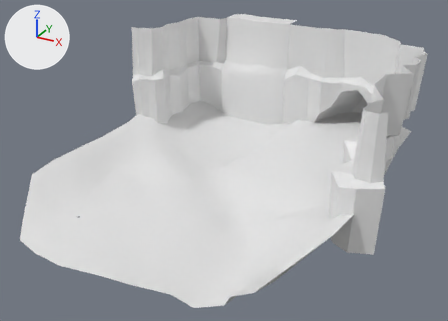
The FBX model Minigolf/Assets/Art/modellen/Luuk/frost islanden/frost island.fbx as it was, and as the next commit left it.
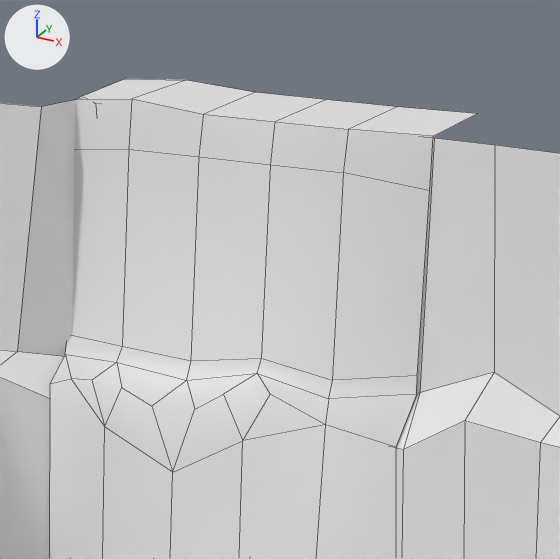
Each version appears first whole from a 50 mm lens placed at (34.9, -90.5, 30.2), pointed at (2.3, -31.3, 0.6), and next in a close-up on the part from 48% to 70% of the width and 0% to 31% of the height. The axes (+X, +Y, +Z) are drawn at upper left. The lights are the same throughout. The close-ups show mesh edges as thin lines. Where no turn or scale is listed for an object, it has been applied to the vertices.

Script lines for the objects in view, before the commit:
```python
me_plane_002 = bpy.data.meshes.new('Plane.002')
me_plane_002.from_pydata(...)  # 493 vertices, 411 faces; spans x -17.2..22.9, y -54.8..-2.9, z -3.2..13.1
# before: 216 (-8.9, -7.4, 12.9) at pixel (125, 78), 217 (1.2, -7.5, 13.0) at pixel (477, 113), 226 (-0.9, -7.8, 13.0) at pixel (397, 106), 227 (-2.9, -7.8, 13.0) at pixel (326, 99), 228 (-4.9, -7.8, 13.0) at pixel (255, 92)
# before: 229 (-6.9, -7.9, 13.1) at pixel (186, 80), 253 (-8.9, -10.2, 12.8) at pixel (73, 99), 255 (1.2, -10.4, 12.9) at pixel (433, 136), 257 (-6.9, -10.9, 13.1) at pixel (132, 98), 259 (-4.9, -10.8, 12.9) at pixel (203, 114)
# before: 261 (-2.9, -10.8, 12.9) at pixel (275, 121), 263 (-0.9, -10.8, 12.9) at pixel (348, 129)
ob_nieuwe_island = bpy.data.objects.new('nieuwe island', me_plane_002)
ob_nieuwe_island.location = (0.0, 0.0, 0.0)
```
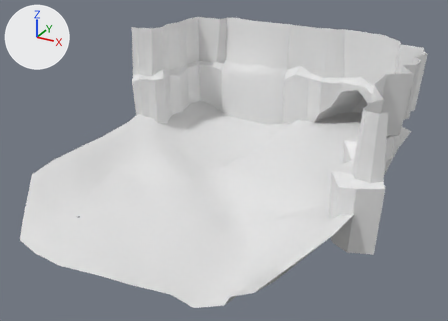
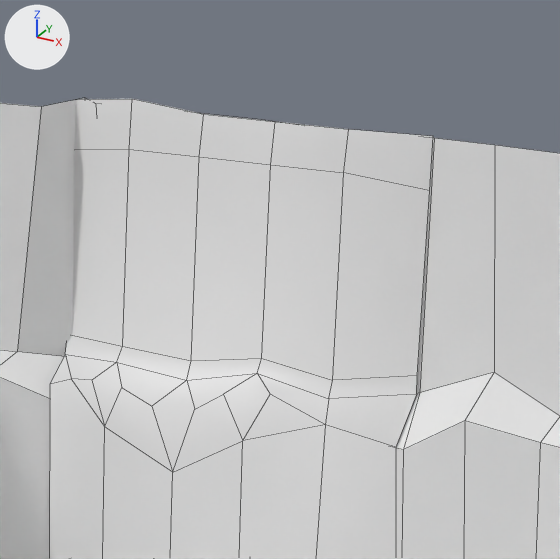
Location of each change, [x1, y1, x2, y2] in pixels of the close-ups (560 x 559 px):
'nieuwe island', reshaped
    before: [0, 79, 560, 559]
    after: [0, 98, 560, 559]
part 1 of me_plane_002, deleted
    before: [74, 79, 476, 136]

The change, as a diff of the scene's bpy script:
```diff
--- a/Minigolf/Assets/Art/modellen/Luuk/frost islanden/frost island.fbx.py
+++ b/Minigolf/Assets/Art/modellen/Luuk/frost islanden/frost island.fbx.py
@@ me_plane_002 @@
 me_plane_002.from_pydata(...)  # 493 vertices, 411 faces; spans x -17.2..22.9, y -54.8..-2.9, z -3.2..13.1
 # used by ob_nieuwe_island; location = (0.0, 0.0, 0.0)
 # verts and faces of me_plane_002; kept vertices keep their numbers, new ones are numbered from 493
+# me_plane_002 part 1
+delete_vertices([216, 217, *range(226, 230)])  # with the faces that use them
```
